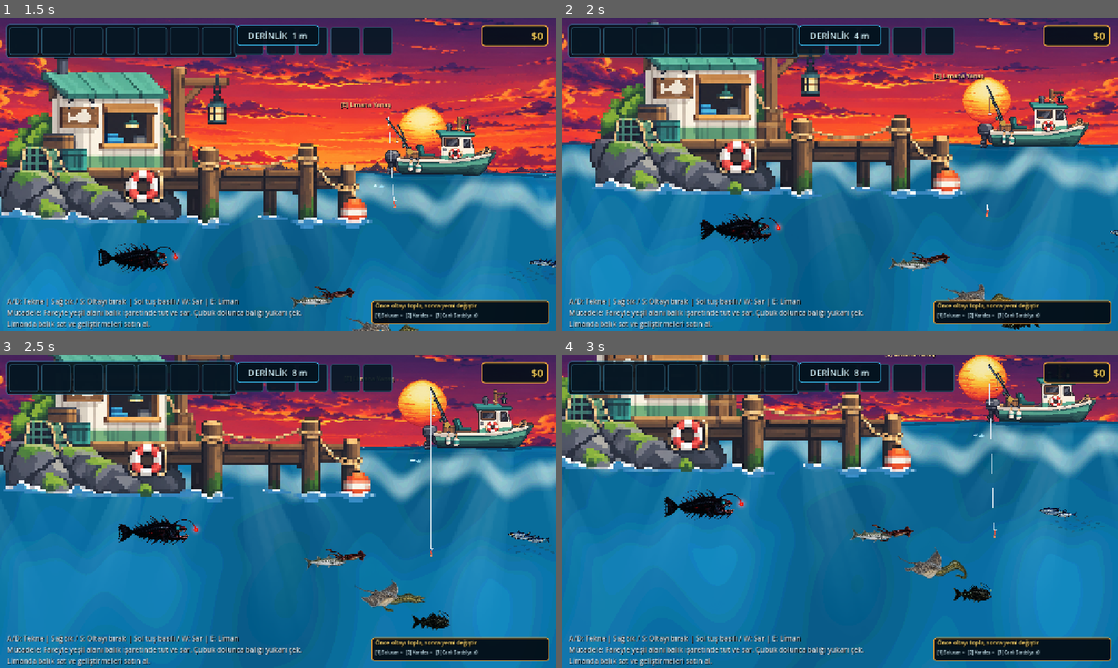
Above: before the commit, frames 1-4 (two rows, left to right).
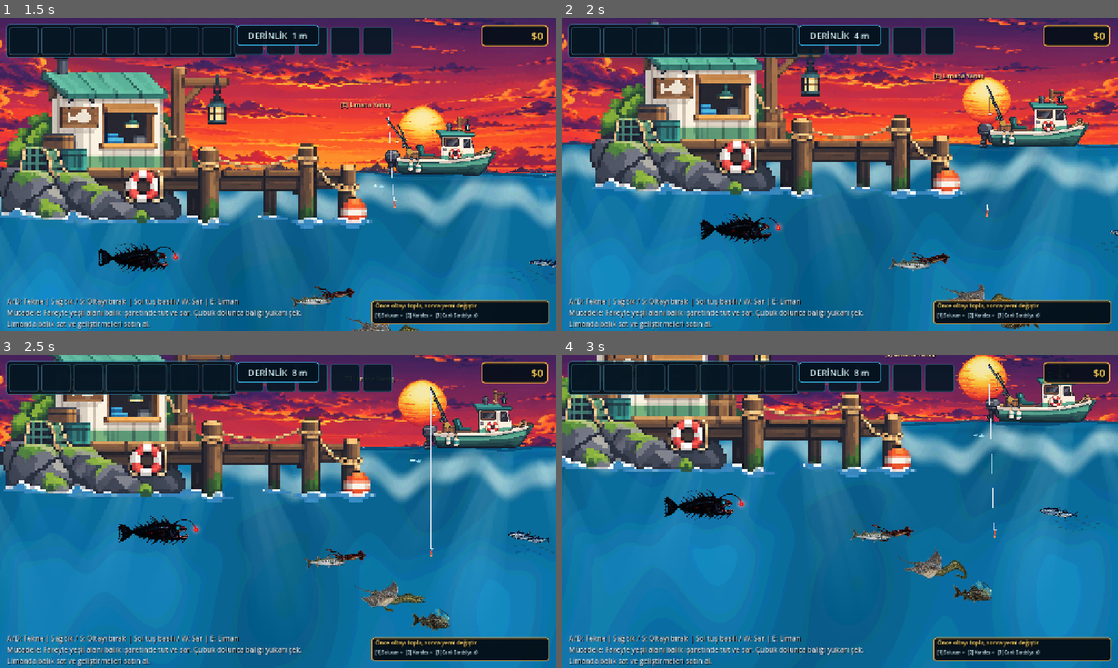
Above: after the commit, the same moments.

Repository: mirackayademir/TinyFisher
Game: Godot game, scene res://scenes/world.tscn
Two runs of this game, one before a commit and one after it. Both use one fixed random seed, a clock stepped at 60 frames per second and the inputs below.
Inputs (mouse positions are in pixels of both pictures, inside the frame that each line leads up to):
- Up to frame 1 (1.5 s): tap Enter at 0.5 s; move the mouse to (400, 158) at 0.52 s; hold D (move_right) 0.53-1.28 s; tap E (dock) at 0.6 s; click (400, 158) at 0.67 s; move the mouse to (166, 190) at 1.27 s; hold S from 1.28 s (still down); tap 1 at 1.35 s
- Up to frame 2 (2 s): keep holding S
- Up to frame 3 (2.5 s): move the mouse to (333, 442) at 2.02 s; release S at 2.03 s; hold D (move_right) from 2.03 s (still down); tap 2 at 2.1 s
- Up to frame 4 (3 s): move the mouse to (812, 574) at 2.77 s; release D (move_right) at 2.78 s; hold W from 2.78 s (still down); tap 3 at 2.85 s; click (812, 574) at 2.92 s

Frame 1 is identical in both runs. In frame 2, less than 0.1% of the frame differs, in the area x 79-86%, y 97-100%; in frame 3, 0.3%; in frame 4, 0.3%, in the area x 70-93%, y 48-80%.

Commit message:
Add realistic Sea Devil predator animation

Diff:
--- a/scenes/fish.gd
+++ b/scenes/fish.gd
@@ -61,6 +61,10 @@
 var rig_moray_front_body: Node2D
 var rig_moray_mesh: MeshInstance2D
 var rig_ray_mesh: MeshInstance2D
+var rig_sea_devil_mesh: MeshInstance2D
+var rig_sea_glow_1: Polygon2D
+var rig_sea_glow_2: Polygon2D
+var rig_sea_glow_3: Polygon2D
 var rig_gill: Line2D
 var rig_jaw: Line2D
 var rig_texture_size: Vector2 = Vector2.ZERO
@@ -636,12 +640,16 @@
 	rig_moray_front_body = null
 	rig_moray_mesh = null
 	rig_ray_mesh = null
+	rig_sea_devil_mesh = null
+	rig_sea_glow_1 = null
+	rig_sea_glow_2 = null
+	rig_sea_glow_3 = null
 	rig_gill = null
 	rig_jaw = null
 	rig_time = 0.0
 
 	# Wave-1 animasyonlarını tek tek ekliyoruz.
-	if fish_type not in ["Barakuda", "Müren", "Vatoz"] or fish_sprite.texture == null:
+	if fish_type not in ["Barakuda", "Müren", "Vatoz", "Deniz Şeytanı"] or fish_sprite.texture == null:
 		return
 
 	rig_texture_size = fish_sprite.texture.get_size()
@@ -669,6 +677,12 @@
 		# Vatozda itişi kuyruk değil geniş pektoral yüzgeçler üretir.
 		# İnce mesh, kanat kenarlarına doğru büyüyen ilerleyen dalga ile süzülme hissi verir.
 		rig_ray_mesh = _create_ray_fin_mesh()
+	elif fish_type == "Deniz Şeytanı":
+		# Deniz Şeytanı ağır gövdeli dip avcısıdır:
+		# kuyruk itişi belirgin, gövde ağır, küçük yüzgeçler titreşimli ve fenerler bağımsızdır.
+		rig_sea_devil_mesh = _create_sea_devil_mesh()
+		_setup_sea_devil_face_details()
+		_setup_sea_devil_glows()
 
 	fish_sprite.visible = false
 	_update_rig_direction()
@@ -944,6 +958,204 @@
 	return mesh_instance
 
 
+func _create_sea_devil_mesh() -> MeshInstance2D:
+	var mesh_instance := MeshInstance2D.new()
+	mesh_instance.name = "SeaDevilHeavyBodyMesh"
+	mesh_instance.z_index = 4
+	articulated_rig.add_child(mesh_instance)
+
+	var columns: int = 52
+	var rows: int = 14
+	var vertices := PackedVector2Array()
+	var uvs := PackedVector2Array()
+	var indices := PackedInt32Array()
+
+	for y_index in range(rows + 1):
+		var v: float = float(y_index) / float(rows)
+		var local_y: float = (v - 0.5) * rig_texture_size.y
+		for x_index in range(columns + 1):
+			var u: float = float(x_index) / float(columns)
+			var local_x: float = (u - 0.5) * rig_texture_size.x
+			vertices.append(Vector2(local_x, local_y))
+			uvs.append(Vector2(u, v))
+
+	for y_index in range(rows):
+		for x_index in range(columns):
+			var row_width: int = columns + 1
+			var a: int = y_index * row_width + x_index
+			var b: int = a + 1
+			var c_index: int = a + row_width
+			var d: int = c_index + 1
+			indices.append(a)
+			indices.append(c_index)
+			indices.append(b)
+			indices.append(b)
+			indices.append(c_index)
+			indices.append(d)
+
+	var arrays: Array = []
+	arrays.resize(Mesh.ARRAY_MAX)
+	arrays[Mesh.ARRAY_VERTEX] = vertices
+	arrays[Mesh.ARRAY_TEX_UV] = uvs
+	arrays[Mesh.ARRAY_INDEX] = indices
+
+	var mesh := ArrayMesh.new()
+	mesh.add_surface_from_arrays(Mesh.PRIMITIVE_TRIANGLES, arrays)
+	mesh_instance.mesh = mesh
+
+	var shader := Shader.new()
+	shader.code = """
+shader_type canvas_item;
+render_mode unshaded;
+
+uniform sampler2D fish_texture : source_color, filter_linear;
+uniform float swim_phase = 0.0;
+uniform float tail_amplitude = 8.0;
+uniform float fin_amplitude = 2.8;
+uniform float jaw_amplitude = 1.4;
+uniform float lure_amplitude = 4.0;
+
+void vertex() {
+	// Görselde baş sağ tarafta. Deniz Şeytanı gövdesi ağır ve rijittir.
+	// Kuyruğa gidildikçe hareket katlanarak büyür, baş neredeyse kilitlidir.
+	float tail_gain = 1.0 - smoothstep(0.18, 0.58, UV.x);
+	float rear_body = (1.0 - smoothstep(0.36, 0.68, UV.x)) * smoothstep(0.10, 0.32, UV.x);
+	float head_lock = 1.0 - smoothstep(0.64, 0.82, UV.x);
+
+	float tail_wave = sin(swim_phase + UV.x * 5.9);
+	float body_wave = sin(swim_phase * 0.72 + UV.x * 3.8 + 0.65);
+
+	VERTEX.y += tail_wave * tail_amplitude * tail_gain;
+	VERTEX.y += body_wave * tail_amplitude * 0.19 * rear_body * head_lock;
+
+	// Pektoral / alt yüzgeçler küçük ve hızlı mikro-vuruşlar yapar.
+	float lower_fin_y = smoothstep(0.58, 0.78, UV.y) * (1.0 - smoothstep(0.88, 0.98, UV.y));
+	float fin_x = smoothstep(0.34, 0.48, UV.x) * (1.0 - smoothstep(0.68, 0.78, UV.x));
+	float fin_mask = lower_fin_y * fin_x;
+	float fin_wave = sin(swim_phase * 1.72 + UV.x * 10.0 + UV.y * 5.0);
+	VERTEX.y += fin_wave * fin_amplitude * fin_mask;
+
+	// Sırt yüzgeçleri de gövdeden bağımsız çok küçük titreşir.
+	float dorsal_y = 1.0 - smoothstep(0.26, 0.43, UV.y);
+	float dorsal_x = smoothstep(0.28, 0.42, UV.x) * (1.0 - smoothstep(0.72, 0.82, UV.x));
+	VERTEX.x += sin(swim_phase * 1.28 + UV.x * 8.0) * fin_amplitude * 0.32 * dorsal_y * dorsal_x;
+
+	// Alt çene nefesle açılır; kafa bütünü sallanmaz.
+	float jaw_x = smoothstep(0.72, 0.84, UV.x);
+	float jaw_y = smoothstep(0.57, 0.67, UV.y);
+	float jaw_mask = jaw_x * jaw_y;
+	VERTEX.y += (0.5 + 0.5 * sin(swim_phase * 0.58 + 0.9)) * jaw_amplitude * jaw_mask;
+
+	// Fener saplarının bulunduğu üst-sağ bölge gövdeden bağımsız yumuşak salınır.
+	// Transparan alanlar etkilenmediği için hareket esas olarak sap ve ışık uçlarında görünür.
+	float lure_x = smoothstep(0.62, 0.74, UV.x);
+	float lure_y = 1.0 - smoothstep(0.18, 0.43, UV.y);
+	float lure_mask = lure_x * lure_y;
+	float lure_wave = sin(swim_phase * 0.48 + UV.x * 7.5 + UV.y * 3.0);
+	VERTEX.x += lure_wave * lure_amplitude * 0.55 * lure_mask;
+	VERTEX.y += cos(swim_phase * 0.44 + UV.x * 6.0) * lure_amplitude * lure_mask;
+}
+
+void fragment() {
+	vec4 tex = texture(fish_texture, UV);
+	COLOR = tex * COLOR;
+}
+"""
+
+	var material := ShaderMaterial.new()
+	material.shader = shader
+	material.set_shader_parameter("fish_texture", fish_sprite.texture)
+	material.set_shader_parameter("swim_phase", 0.0)
+	material.set_shader_parameter("tail_amplitude", 8.0)
+	material.set_shader_parameter("fin_amplitude", 2.8)
+	material.set_shader_parameter("jaw_amplitude", 1.4)
+	material.set_shader_parameter("lure_amplitude", 4.0)
+	mesh_instance.material = material
+	return mesh_instance
+
+
+func _setup_sea_devil_face_details() -> void:
+	# Solungaç kapağı: ağır ve yavaş nefes.
+	rig_gill = Line2D.new()
+	rig_gill.name = "SeaDevilGillPulse"
+	rig_gill.width = 1.55
+	rig_gill.default_color = Color(0.13, 0.14, 0.11, 0.54)
+	rig_gill.antialiased = true
+	var gx: float = rig_texture_size.x * 0.705 - rig_texture_size.x * 0.5
+	var gy: float = -rig_texture_size.y * 0.5
+	rig_gill.points = PackedVector2Array([
+		Vector2(gx, gy + rig_texture_size.y * 0.43),
+		Vector2(gx - 3.0, gy + rig_texture_size.y * 0.54),
+		Vector2(gx + 1.0, gy + rig_texture_size.y * 0.64)
+	])
+	rig_gill.z_index = 7
+	articulated_rig.add_child(rig_gill)
+
+	# Ağız çizgisi, normal nefeste küçük; saldırıda belirgin.
+	rig_jaw = Line2D.new()
+	rig_jaw.name = "SeaDevilJaw"
+	rig_jaw.width = 1.35
+	rig_jaw.default_color = Color(0.05, 0.055, 0.045, 0.46)
+	rig_jaw.antialiased = true
+	var y0: float = -rig_texture_size.y * 0.5 + rig_texture_size.y * 0.61
+	rig_jaw.points = PackedVector2Array([
+		Vector2(rig_texture_size.x * 0.77 - rig_texture_size.x * 0.5, y0),
+		Vector2(rig_texture_size.x * 0.88 - rig_texture_size.x * 0.5, y0 + 2.0),
+		Vector2(rig_texture_size.x * 0.985 - rig_texture_size.x * 0.5, y0 + 0.5)
+	])
+	rig_jaw.z_index = 8
+	articulated_rig.add_child(rig_jaw)
+
+
+func _create_soft_glow(glow_name: String, radius: float, glow_color: Color) -> Polygon2D:
+	var glow := Polygon2D.new()
+	glow.name = glow_name
+	var points := PackedVector2Array()
+	var sides: int = 16
+	for i in range(sides):
+		var angle: float = TAU * float(i) / float(sides)
+		points.append(Vector2(cos(angle), sin(angle)) * radius)
+	glow.polygon = points
+	glow.color = glow_color
+	glow.z_index = 9
+	articulated_rig.add_child(glow)
+	return glow
+
+
+func _setup_sea_devil_glows() -> void:
+	# Orijinal PNG 620x349 oranında; pozisyonlar oranla hesaplandığı için çözünürlükten bağımsızdır.
+	rig_sea_glow_1 = _create_soft_glow("SeaDevilGlowTop", 10.0, Color(0.68, 1.0, 0.76, 0.22))
+	rig_sea_glow_2 = _create_soft_glow("SeaDevilGlowMid", 8.5, Color(0.68, 1.0, 0.76, 0.20))
+	rig_sea_glow_3 = _create_soft_glow("SeaDevilGlowFront", 11.5, Color(0.70, 1.0, 0.78, 0.26))
+	_update_sea_devil_glows(0.0)
+
+
+func _update_sea_devil_glows(phase: float) -> void:
+	if rig_sea_glow_1 == null or rig_sea_glow_2 == null or rig_sea_glow_3 == null:
+		return
+
+	var w: float = rig_texture_size.x
+	var h: float = rig_texture_size.y
+	var base_1 := Vector2(w * (0.694 - 0.5), h * (0.183 - 0.5))
+	var base_2 := Vector2(w * (0.718 - 0.5), h * (0.270 - 0.5))
+	var base_3 := Vector2(w * (0.887 - 0.5), h * (0.410 - 0.5))
+
+	# Üç ışık aynı anda mekanik sallanmasın; her biri ayrı fazda gecikmeli hareket eder.
+	rig_sea_glow_1.position = base_1 + Vector2(sin(phase * 0.46) * 2.7, cos(phase * 0.41) * 3.8)
+	rig_sea_glow_2.position = base_2 + Vector2(sin(phase * 0.51 + 0.8) * 2.3, cos(phase * 0.44 + 0.6) * 3.0)
+	rig_sea_glow_3.position = base_3 + Vector2(sin(phase * 0.43 + 1.6) * 3.2, cos(phase * 0.39 + 1.2) * 4.4)
+
+	var p1: float = 0.78 + 0.22 * sin(phase * 1.15)
+	var p2: float = 0.78 + 0.22 * sin(phase * 1.07 + 1.7)
+	var p3: float = 0.82 + 0.18 * sin(phase * 1.22 + 0.9)
+	rig_sea_glow_1.scale = Vector2.ONE * p1
+	rig_sea_glow_2.scale = Vector2.ONE * p2
+	rig_sea_glow_3.scale = Vector2.ONE * p3
+	rig_sea_glow_1.color.a = 0.16 + p1 * 0.11
+	rig_sea_glow_2.color.a = 0.14 + p2 * 0.10
+	rig_sea_glow_3.color.a = 0.18 + p3 * 0.12
+
+
 func _setup_moray_face_details() -> void:
 	# Mürenin solungaç deliği küçük ama ritmik görünür.
 	rig_gill = Line2D.new()
@@ -989,6 +1201,8 @@
 			_update_moray_rig(delta, speed_ratio)
 		"Vatoz":
 			_update_ray_rig(delta, speed_ratio)
+		"Deniz Şeytanı":
+			_update_sea_devil_rig(delta, speed_ratio)
 
 
 func _update_barracuda_rig(delta: float, speed_ratio: float) -> void:
@@ -1102,6 +1316,60 @@
 	articulated_rig.rotation += sin(rig_time * flap_rate + swim_phase + 1.1) * deg_to_rad(0.16)
 	articulated_rig.position.y = sin(rig_time * 0.72 + swim_phase) * 0.55
 
+	_update_rig_direction()
+
+
+func _update_sea_devil_rig(delta: float, speed_ratio: float) -> void:
+	if rig_sea_devil_mesh == null:
+		return
+
+	var speed_factor: float = clampf(speed_ratio, 0.25, 2.5)
+	# Ağır avcı: yavaş temel ritim, saldırıda bir anda kuvvetli kuyruk.
+	var motion_rate: float = lerpf(0.72, 1.42, clampf((speed_factor - 0.25) / 2.25, 0.0, 1.0))
+	if was_dashing:
+		motion_rate *= 1.48
+	rig_time += delta
+
+	var phase: float = rig_time * motion_rate * 2.15 + swim_phase
+	var sea_material: ShaderMaterial = rig_sea_devil_mesh.material as ShaderMaterial
+	if sea_material != null:
+		var tail_amount: float = lerpf(5.5, 9.5, clampf(speed_factor / 2.2, 0.0, 1.0))
+		var fin_amount: float = lerpf(2.0, 3.4, clampf(speed_factor / 2.0, 0.0, 1.0))
+		var jaw_amount: float = 1.55
+		var lure_amount: float = 4.0
+		if was_dashing:
+			tail_amount *= 1.55
+			fin_amount *= 1.28
+			jaw_amount = 4.2
+			lure_amount = 5.6
+
+		sea_material.set_shader_parameter("swim_phase", phase)
+		sea_material.set_shader_parameter("tail_amplitude", tail_amount)
+		sea_material.set_shader_parameter("fin_amplitude", fin_amount)
+		sea_material.set_shader_parameter("jaw_amplitude", jaw_amount)
+		sea_material.set_shader_parameter("lure_amplitude", lure_amount)
+
+	# Gövde ağır olduğu için tüm balıkta çok küçük ataletsel salınım.
+	articulated_rig.position.y = sin(rig_time * 0.58 + swim_phase) * 0.70
+	articulated_rig.rotation += sin(rig_time * 0.66 + swim_phase + 0.4) * deg_to_rad(0.13)
+
+	var breath: float = (sin(rig_time * 0.82 + swim_phase) + 1.0) * 0.5
+	if rig_gill != null:
+		rig_gill.scale.x = lerpf(0.91, 1.11, breath)
+		rig_gill.scale.y = lerpf(0.95, 1.08, breath)
+		rig_gill.default_color.a = lerpf(0.34, 0.66, breath)
+
+	if rig_jaw != null:
+		var jaw_points: PackedVector2Array = rig_jaw.points
+		if jaw_points.size() == 3:
+			var jaw_y: float = -rig_texture_size.y * 0.5 + rig_texture_size.y * 0.61
+			var jaw_open: float = lerpf(0.6, 2.0, breath) + (4.8 if was_dashing else 0.0)
+			jaw_points[1].y = jaw_y + 2.0 + jaw_open
+			jaw_points[2].y = jaw_y + 0.5 + jaw_open * 0.58
+			rig_jaw.points = jaw_points
+		rig_jaw.default_color.a = 0.68 if was_dashing else lerpf(0.38, 0.54, breath)
+
+	_update_sea_devil_glows(phase)
 	_update_rig_direction()
 
 
@@ -1293,4 +1561,8 @@
 			if ray_reset_material != null:
 				ray_reset_material.set_shader_parameter("flap_phase", 0.0)
 				ray_reset_material.set_shader_parameter("glide_lift", 0.0)
+		if rig_sea_devil_mesh != null:
+			var sea_reset_material: ShaderMaterial = rig_sea_devil_mesh.material as ShaderMaterial
+			if sea_reset_material != null:
+				sea_reset_material.set_shader_parameter("swim_phase", 0.0)
 		_update_rig_direction()
